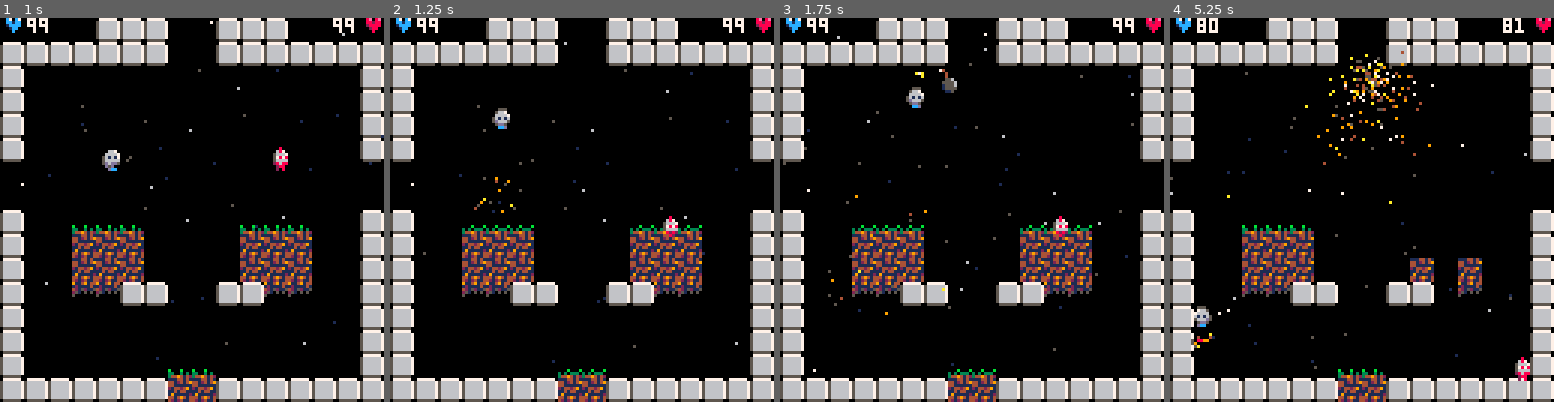
Above: before the commit, frames 1-4 (left to right).
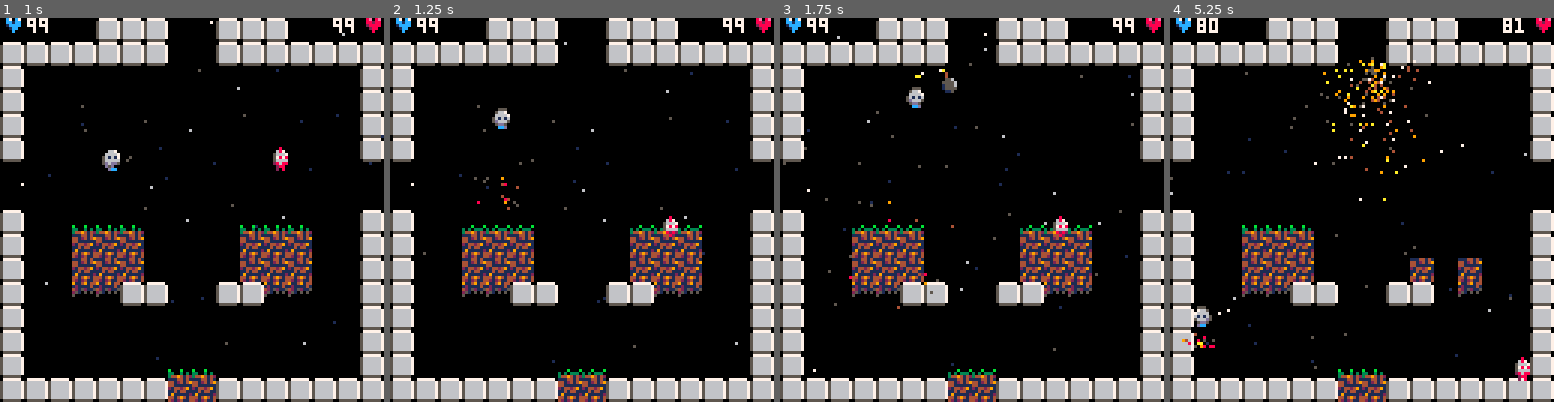
Above: after the commit, the same moments.

Repository: lkingsford/pico8-projects
Game: PICO-8 cartridge plat1.p8
The game is run twice, just before and just after one commit, with the same random seed, the same clock (stepped at 60 frames per second) and the same inputs.
Inputs:
- Up to frame 1 (1 s): tap X (X key) at 0.33 s; tap O (Z key) at 0.7 s
- Up to frame 2 (1.25 s): tap X (X key) at 1.07 s
- Up to frame 3 (1.75 s): hold Right from 1.6 s (still down); tap O (Z key) at 1.7 s
- Up to frame 4 (5.25 s): tap X (X key) every 1.12 s from 1.85 to 5.2 s; release Right at 2.1 s; tap O (Z key) every 0.4 s from 2.1 to 4.9 s; hold Up 2.15-2.42 s; hold Right 2.47-3.03 s; hold Left 3.08-3.58 s; hold Down 3.63-3.97 s; hold Right 4.02-4.68 s; hold Up 4.73-5.03 s; hold Left from 5.08 s (still down)

Frame 1 is identical in both runs. In frame 2, 0.2% of the frame differs, in the area x 21-35%, y 41-51%; in frame 3, 0.2%; in frame 4, 1.7%, in the area x 3-72%, y 8-86%.

Commit message:
Refactor basic part to save some tokens

Diff:
--- a/plat1.p8
+++ b/plat1.p8
@@ -171,19 +171,23 @@
 	end
 end
 
+function basic_part(x,y,t,c,dx,dy,gravity)
+	local p = {}
+	p.draw = draw_basic_part
+	p.update = update_basic_part
+	p.x = x
+	p.y = y
+	p.t = t or 9999
+	p.c = c
+	p.dx = dx or rnd(2)-1
+	p.dy = dy or rnd(2)-1
+	if gravity == nil then p.gravity = true else p.gravity = gravity end
+	return p
+end
+
 function new_jump_parts(a)
 	for ix = a.x, a.x+8, 0.5 do
-		p = {}
-		p.draw = draw_basic_part
-		p.update = update_basic_part
-		p.x = ix
-		p.y = a.y + 8
-		p.t = 9999
-		p.c = rnd({1,4,4,5,5,8,8,9,10})
-		p.dx = rnd(2)-1
-		p.dy = rnd(2)-1
-		p.gravity = true
-		add(fore_parts, p)
+		add(fore_parts, basic_part(ix, a.y+8, 30, rnd({1,4,4,5,5,8,8,9,10})))
 	end
 end
 
@@ -572,17 +576,12 @@
 		-- Draw more particles as getting closer
 		local to_draw = 2 + max(0, 60-s.time) / 5
 		for a = 0, to_draw do
-			p = {}
-			p.draw = draw_basic_part
-			p.update = update_basic_part
-			p.x = s.loc.x*8 + rnd(8)
-			p.y = s.loc.y*8 + rnd(8)
-			p.dx = rnd(2)-1
-			p.dy = rnd(2)-1
-			p.c = rnd({4,5,9,10,7})
-			p.gravity = true
-			p.t = 20
-			add(fore_parts, p)
+			add(fore_parts, basic_part(
+				s.loc.x*8+rnd(8), --x
+				s.loc.y*8+rnd(8), -- y
+				20, -- t
+				rnd({4,5,9,10,7})) --c
+				)
 		end
 	end
 end
@@ -1008,18 +1007,14 @@
 		add(fore_parts, p)
 	end
 	for i = 0, 20 do
-		local p = {}
-		p.draw = draw_basic_part
-		p.update = update_basic_part
-		p.x = b.x
-		p.y = b.y
-		p.c = rnd(FIREY_PART_COLORS)
-		theta = rnd()
-		p.dx = i * sin(theta)
-		p.dy = i * cos(theta)
-		p.t = 999
-		p.gravity = true
-		add(fore_parts, p)
+		add(fore_parts, basic_part(
+			b.x,--x
+			b.y,--y
+			nil,--t
+			rnd(FIREY_PART_COLORS),--c
+			i*sin(theta),--dx
+			i*cos(theta)--dy
+		))
 	end
 
 	-- Sound
@@ -1042,17 +1037,14 @@
 
 	-- Spark
 	for i = 0,3 do
-		p={}
-		p.draw = draw_basic_part
-		p.update = update_basic_part
-		p.x = b.wick[1][1] + b.x
-		p.y = b.wick[1][2] + b.y
-		p.t = 2
-		p.c = rnd({10,10,7})
-		p.dx = rnd(1)-.5
-		p.dy = rnd(1)-.5
-		p.gravity = true
-		add(fore_parts, p)
+		add(fore_parts, basic_part(
+			b.wick[1][1] + b.x,--x
+			b.wick[1][2] + b.y,--y
+			2,--t
+			rnd({10,10,7}),--c
+			rnd(1)-.5,--dx
+			rnd(1)-.5--dy
+		))
 	end
 
 	-- Flashing bomb
@@ -1152,19 +1144,16 @@
 function missile_update(m)
 	m.dx = m.direction * abs(mid(1, abs(m.dx) + .5, 12))
 	-- Particles
-	-- (should probable function this)
 	for a = 0, 4 do
-		p = {}
-		p.draw = draw_basic_part
-		p.update = update_basic_part
-		p.x = m.x - m.direction*3
-		p.y = m.y + 4
-		p.dx = rnd(2)-1
-		p.dy = rnd(2)-1
-		p.c = rnd({7,8,9})
-		p.gravity = false
-		p.t = 10
-		add(fore_parts, p)
+		add(fore_parts, basic_part(
+			m.x - m.direction * 3, --x
+			m.y + 4,--y
+			10,--t
+			rnd({7,8,9}),--c
+			nil,--dx
+			nil,--dy
+			false--gravity
+		))
 	end
 end
 
